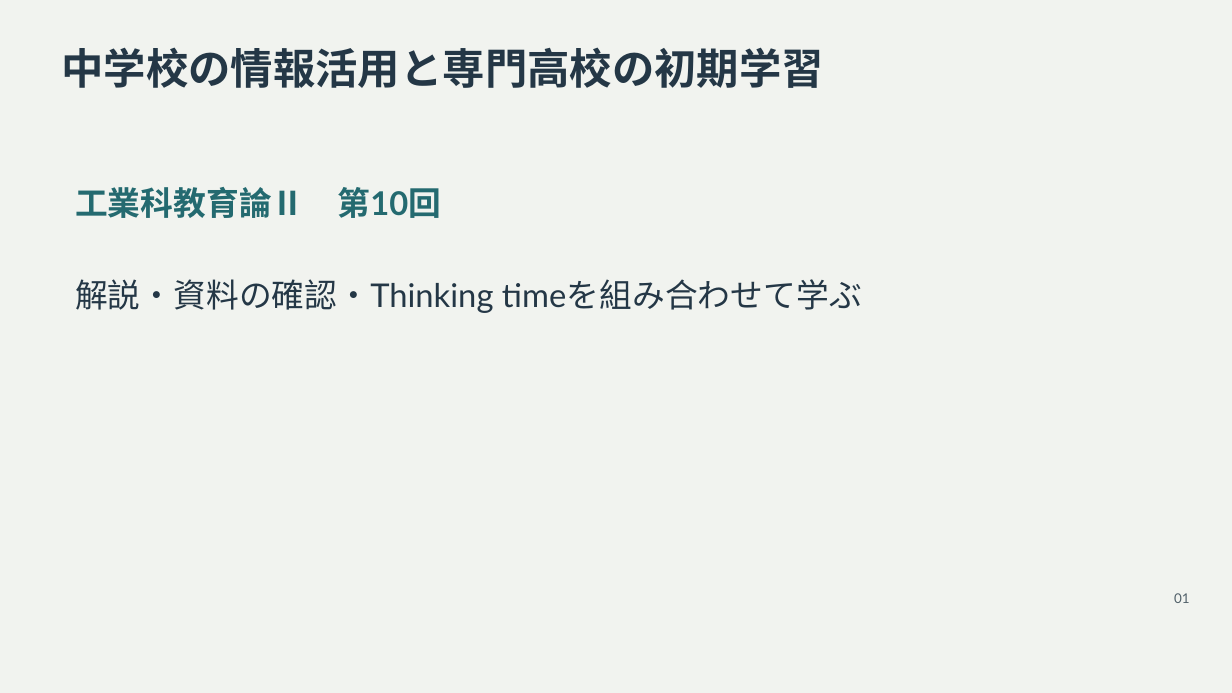
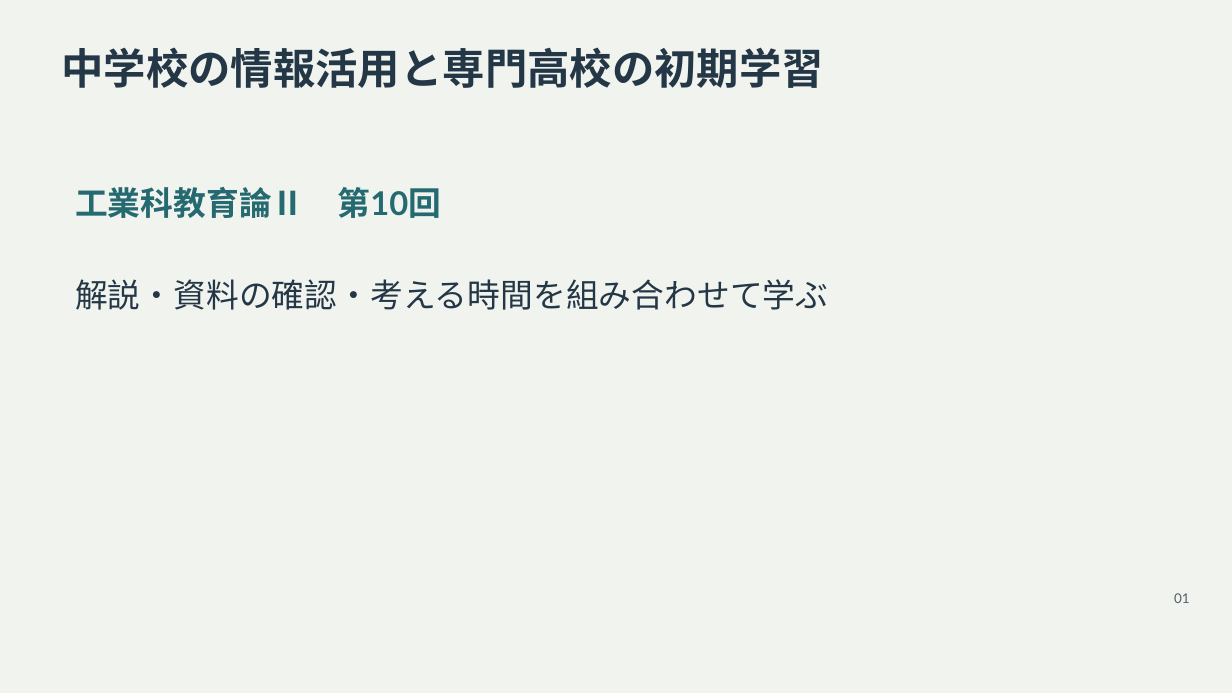
Before and after one commit to zooc-14calbp/industrial-education-ii, a slide deck: slide 1 of lessons/10/slides.pptx. Drawn at 1232x693 pixels with LibreOffice and Linux fonts; fonts in the diff are those of the drawing. Boxes give left, top, right and bottom in pixels: in the first picture for what was removed or moved away, otherwise in the second. Text is boxed around its words. In the diff, an @@ line names an element or a change of style, - is before the commit and + after.

```diff
--- a/lessons/10/slides.pptx
+++ b/lessons/10/slides.pptx
@@ text at [75,279,828,310]: text changed @@
-解説・資料の確認・Thinking timeを組み合わせて学ぶ
+解説・資料の確認・考える時間を組み合わせて学ぶ
```
Also in this commit, not shown: 1 other slide changed, 26 other files.
